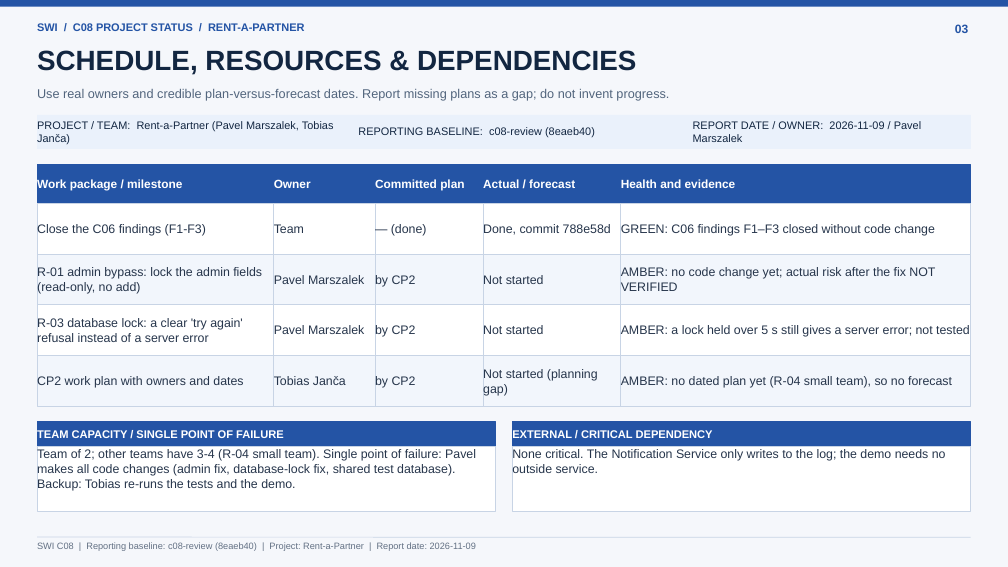
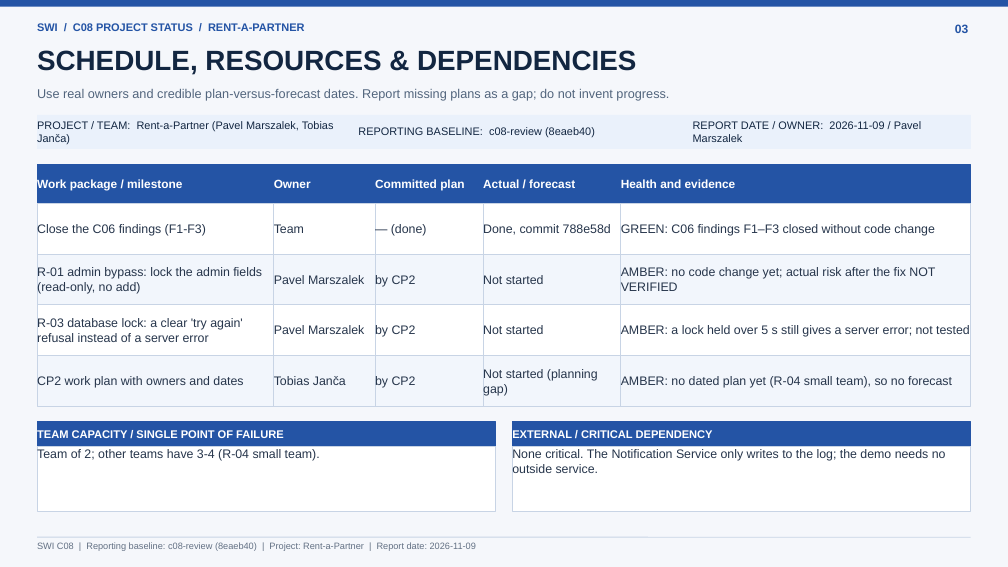
Before and after one commit to palcat13/SWI-Projekt, a slide deck: slide 3 of docs/c08-project-status.pptx. Drawn at 1008x567 pixels with LibreOffice and Linux fonts; fonts in the diff are those of the drawing. Boxes give left, top, right and bottom in pixels: in the first picture for what was removed or moved away, otherwise in the second. Text is boxed around its words. In the diff, an @@ line names an element or a change of style, - is before the commit and + after.

```diff
--- a/docs/c08-project-status.pptx
+++ b/docs/c08-project-status.pptx
@@ text in rectangle at (37,448,320,461): text changed @@
-Team of 2; other teams have 3-4 (R-04 small team). Single point of failure: Pavel makes all code changes (admin fix, database-lock fix, shared test database). Backup: Tobias re-runs the tests and the demo.
+Team of 2; other teams have 3-4 (R-04 small team).
@@ rectangle "Team of 2; other teams ..." at (37,446,495,511): outline #C8D4E5 0.65 pt to #C8D4E5 0.75 pt @@
```
Also in this commit, not shown: 5 other slides changed.
